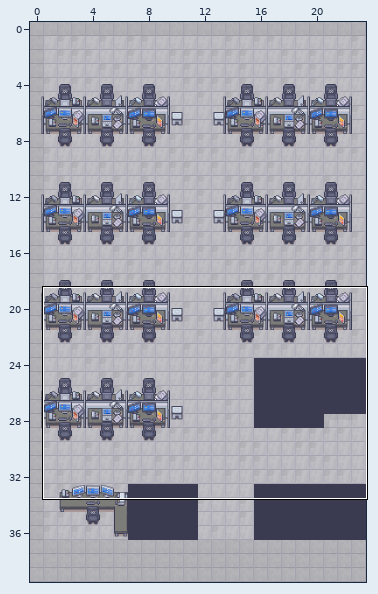
Two versions of a level (Tiled map (JSON), terceiro_andar.tmj). The first picture is a wide view before the edit; the outline marks the close-up.
Close-up. Before:
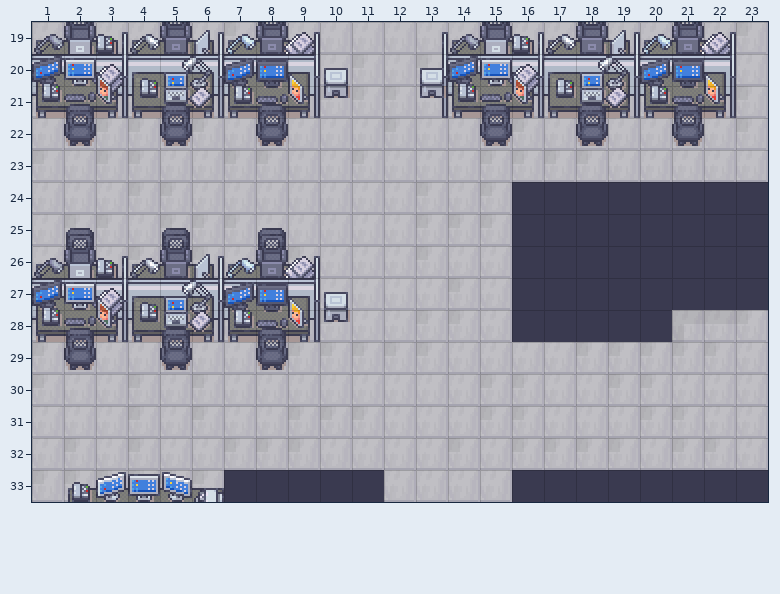
Cells are 32x32 px. Shown: x 1..23, y 19..33. Not drawn, because the pictures are missing: unchanged layers "walls/wall1", "walls/wall2".
Once edited:
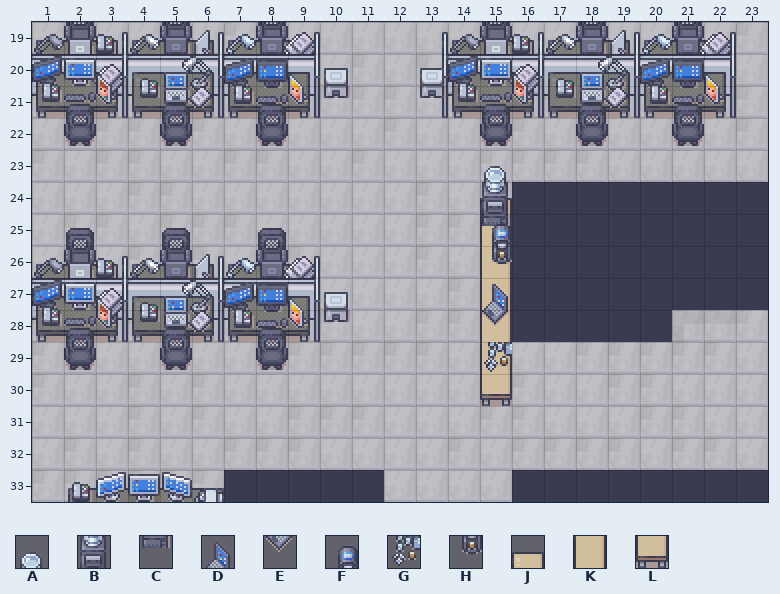
Key: from "office": A 252, B 268, C 284, D 287, E 303, F 542, G 559 flipped left-right, H 574, J 692, K 708, L 724.
_ is an empty cell.
Author's note on the commit: criacao de mesinha
Edits made:
Layer "furniture/furniture1":
Tile J is added in row 24 at x 15.
Tile K is added in rows 25 to 29 at x 15.
Tile L is added in row 30 at x 15.
Layer "furniture/furniture2":
Tile B is added in row 24 at x 15.
Tile C is added in row 25 at x 15.
Layer "above/above1":
Tile A is added in row 23 at x 15.
Tile D is added in row 27 at x 15.
Tile E is added in row 28 at x 15.
Tile F is added in row 25 at x 15.
Tile G is added in row 29 at x 15.
Tile H is added in row 26 at x 15.
Pixel boxes of the changes (left, top, right, bottom) in both close-ups:
added: (480, 166, 512, 406)
